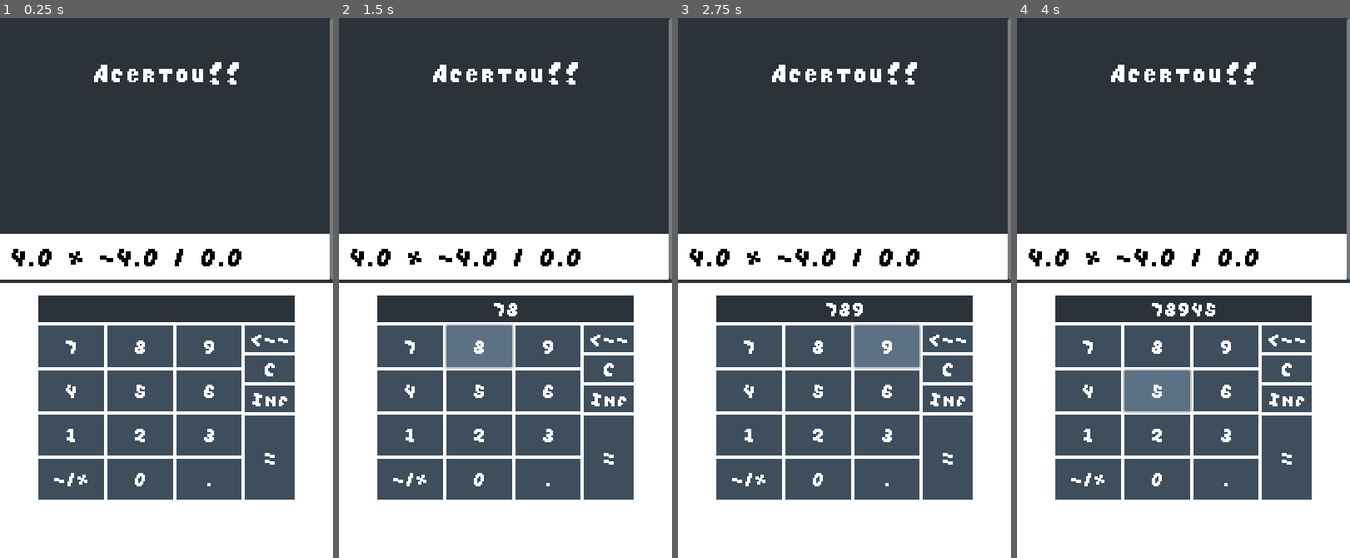
Above: before the commit, frames 1-4 (left to right).
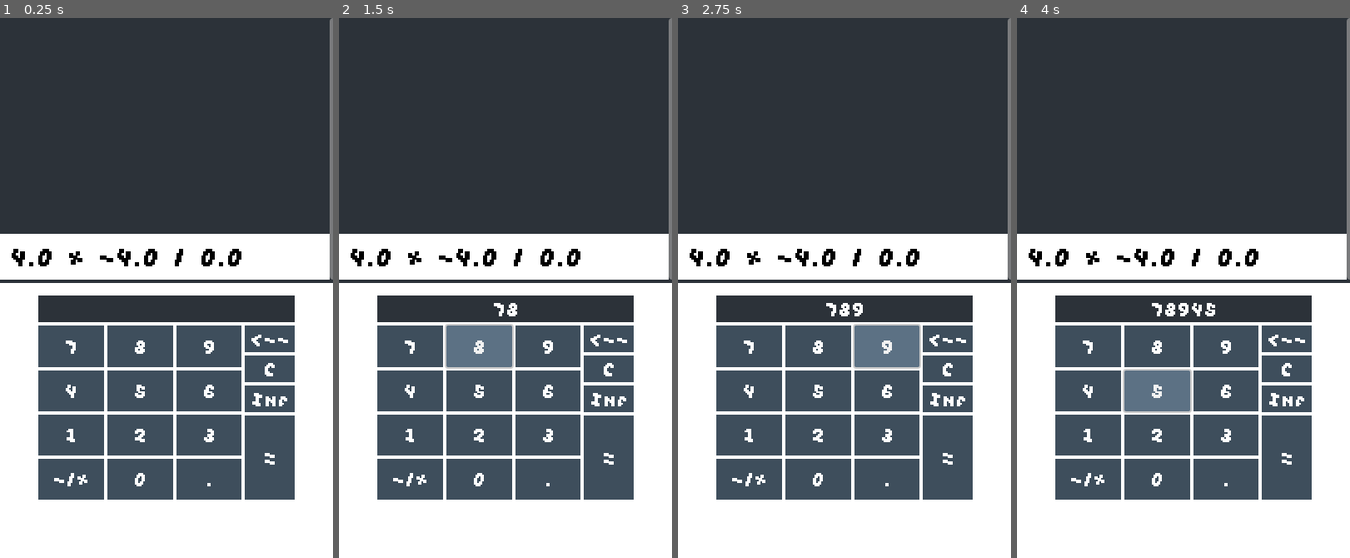
Above: after the commit, the same moments.

Repository: yDewolf/MathDungeons
Game: Godot game, scene res://core/scenes/MathTest.tscn
Same seed, same stepped clock (60 frames per second), same inputs: the game is played once before the commit and once after it.
Inputs:
- Up to frame 1 (0.25 s): no input
- Up to frame 2 (1.5 s): click "7" at 0.5 s; click "8" at 1.25 s
- Up to frame 3 (2.75 s): click "9" at 2 s
- Up to frame 4 (4 s): click "4" at 2.75 s; click "5" at 3.5 s

The runs differ from the first frame. In frame 1, 0.6% of the frame differs, in the area x 28-72%, y 8-13%; in frame 2, 0.6%; in frame 3, 0.6%; in frame 4, 0.6%.

Commit message:
Project Icon

Diff:
--- a/core/scenes/MathTest.tscn
+++ b/core/scenes/MathTest.tscn
@@ -82,6 +82,7 @@
 theme_override_constants/margin_top = 50
 
 [node name="Warning" parent="UI/PanelContainer/MarginContainer" instance=ExtResource("1_npv4y")]
+visible = false
 custom_minimum_size = Vector2(0, 32.89)
 layout_mode = 2
 text = "Acertou!!"
--- a/project.godot
+++ b/project.godot
@@ -10,10 +10,12 @@
 
 [application]
 
-config/name="MathDungeons"
+config/name="Inverse Calculator"
+config/description="Calculadora Inversa"
+config/version="v0.6"
 run/main_scene="uid://b8ow2nsxtjtj3"
 config/features=PackedStringArray("4.4", "Forward Plus")
-config/icon="res://icon.svg"
+config/icon="uid://c4ulbdj2ns6o1"
 
 [display]
 
Binary file added: assets/icons/icon.png
Not shown, added: assets/icons/icon.png.import
Binary file added: assets/icons/icon2.png
Not shown, added: assets/icons/icon2.png.import
Binary file added: assets/icons/icon3.png
Not shown, added: assets/icons/icon3.png.import
Not shown, changed: export_presets.cfg
